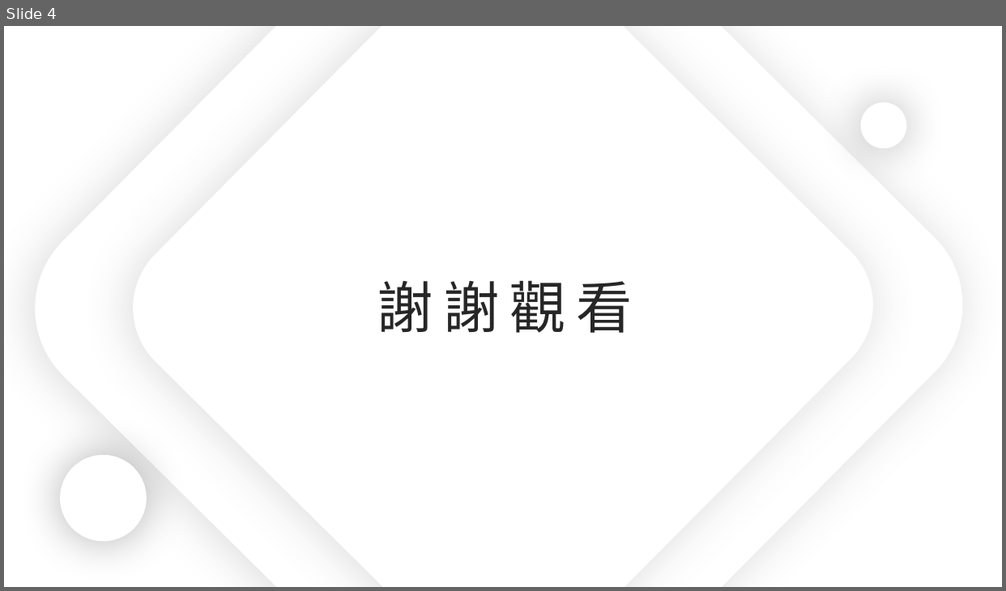
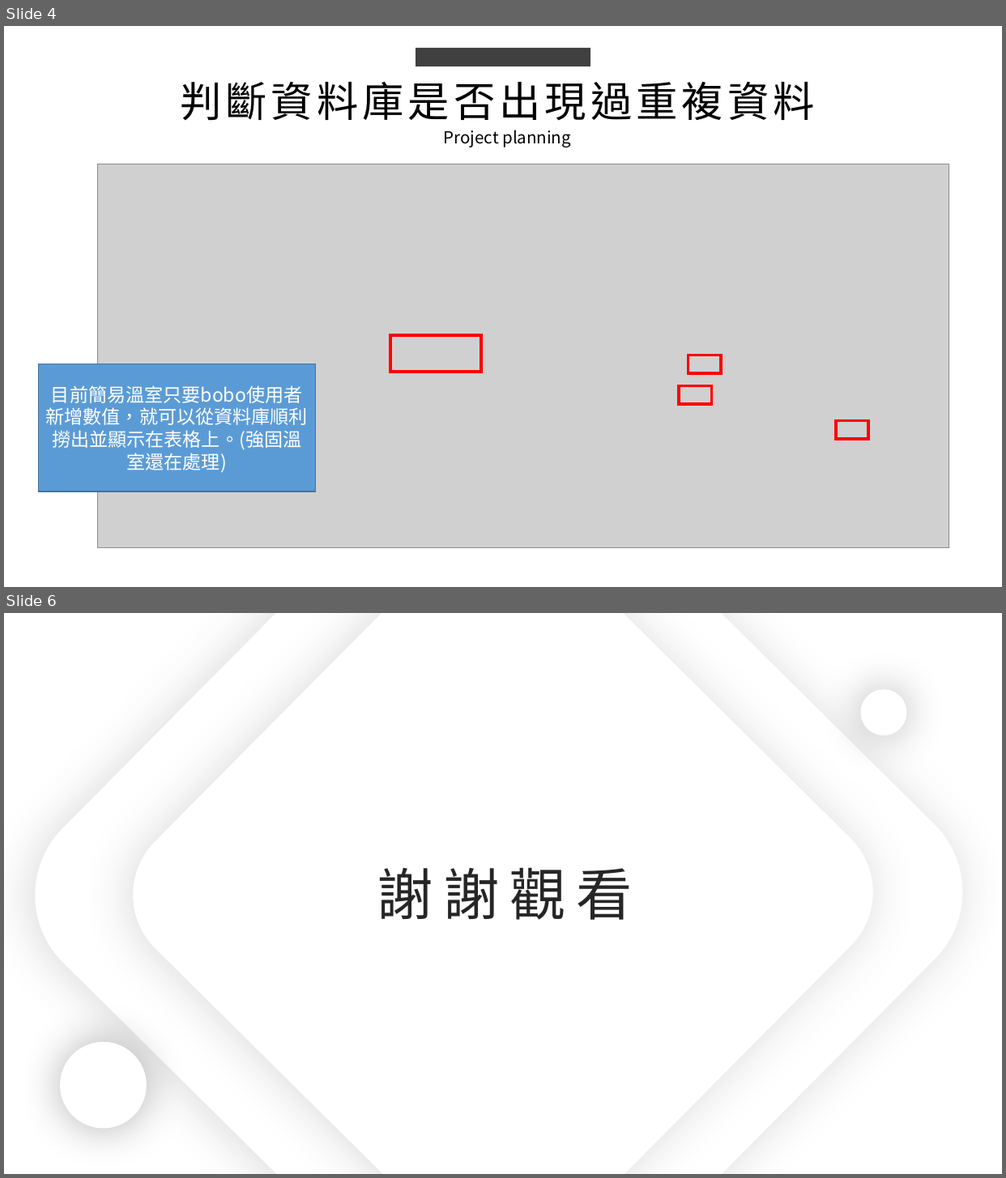
Before and after one commit to king637324/KnowledgeGreenhouseSystem, a slide deck: 工作日報_葉柏漢/2021.10/2021.10.08(加班)_2021.10.12工作日報_葉柏漢.pptx. Shown one above the other, each under a label of ours: slide 4 before the commit, slides 4 and 6 after it; the slides between them are not shown. The pictures are 1006x591 and 1006x1178 pixels, drawn with LibreOffice and Linux fonts; fonts in the diff are those of the drawing; grey boxes stand for pictures. Boxes give left, top, right and bottom in pixels: in the first picture for what was removed or moved away, otherwise in the second. Text is boxed around its words. In the diff, an @@ line names an element or a change of style, - is before the commit and + after.

```diff
--- a/工作日報_葉柏漢/2021.10/2021.10.08(加班)_2021.10.12工作日報_葉柏漢.pptx
+++ b/工作日報_葉柏漢/2021.10/2021.10.08(加班)_2021.10.12工作日報_葉柏漢.pptx
@@ slide 4 added at (4, 26, 1002, 587), background #FFFFFF @@
@@ rectangle added at (415, 48, 590, 66), fill #404040 @@
@@ text added at (180, 82, 815, 121), 40 pt, text #000000 @@
+判斷資料庫是否出現過重複資料
@@ text added at (444, 130, 571, 148), 16 pt, text #000000 @@
+Project planning
@@ picture added at (98, 165, 948, 548) @@
@@ rectangle added at (390, 335, 481, 372), outline #FF0000 3 pt @@
@@ rectangle added at (39, 365, 315, 492), fill #5B9BD5, outline #43739E 1 pt, 18 pt, text #FFFFFF @@
+目前簡易溫室只要bobo使用者新增數值，就可以從資料庫順利撈出並顯示在表格上。(強固溫室還在處理)
@@ rectangle added at (688, 356, 721, 373), outline #FF0000 3 pt @@
@@ rectangle added at (680, 386, 712, 404), outline #FF0000 3 pt @@
@@ rectangle added at (836, 421, 868, 439), outline #FF0000 3 pt @@
@@ what was slide 4 is now slide 6 @@
```
Also in this commit, not shown: 1 slide changed, 1 other slide added, 4 other files.
